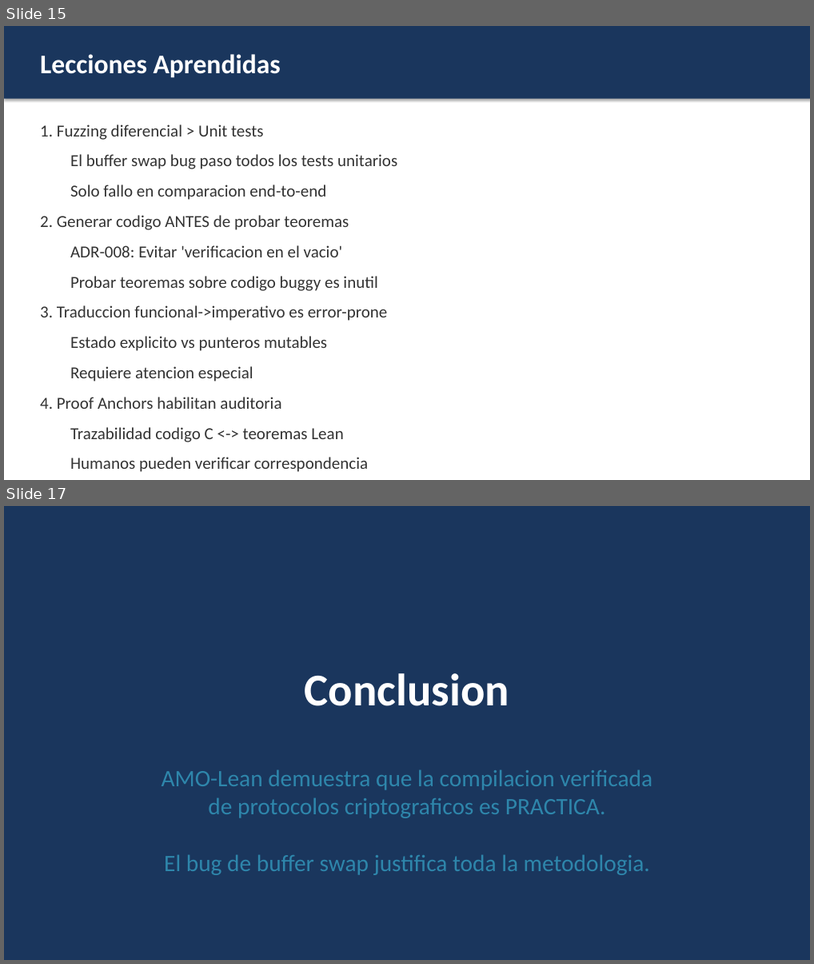
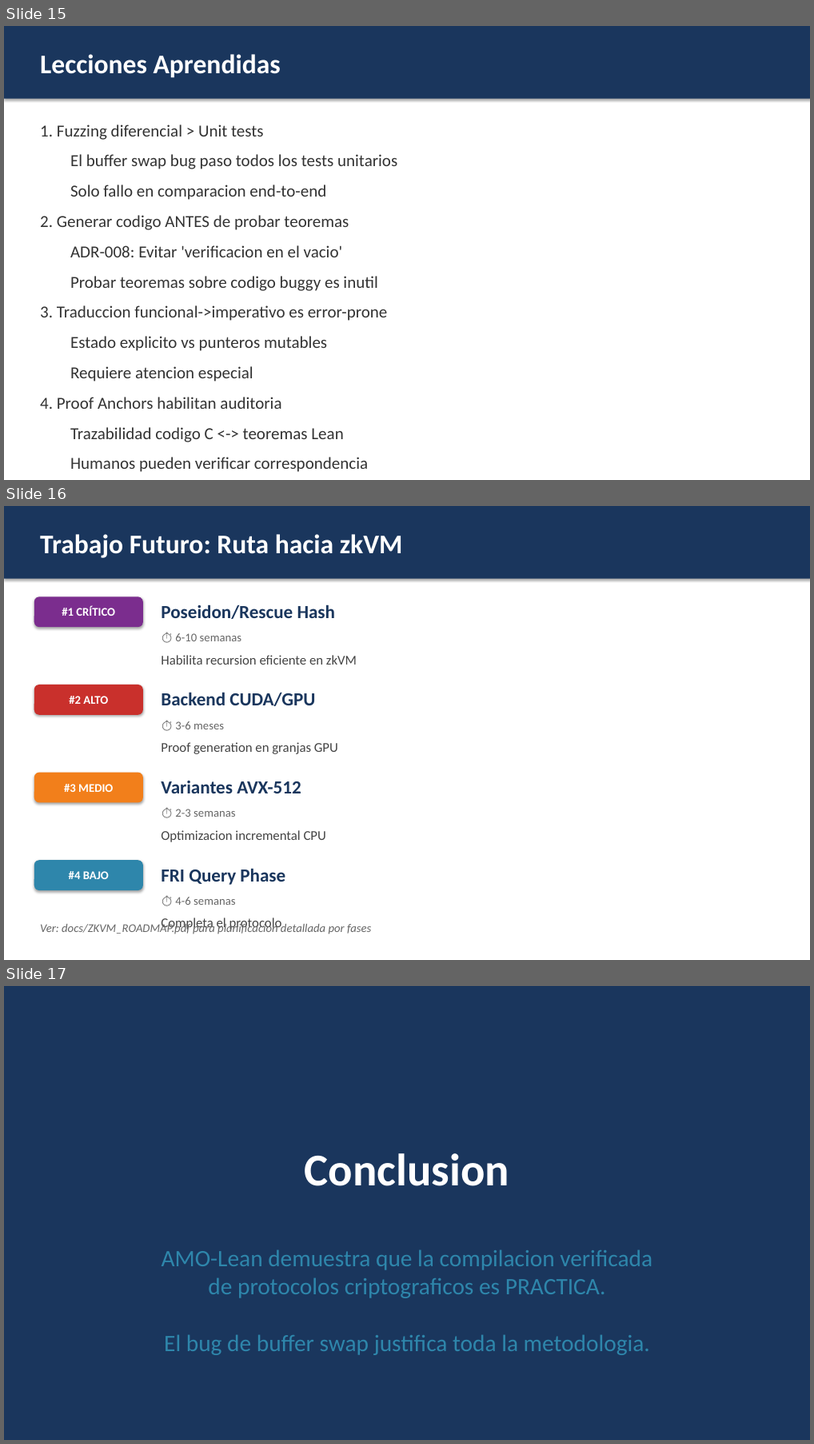
Before and after one commit to manuelpuebla/amo-lean, a slide deck: docs/AMO-Lean_Technical_Presentation.pptx. Shown one above the other, each under a label of ours: slides 15 and 17 before the commit, slides 15, 16 and 17 after it; the slides between them are not shown. The pictures are 814x964 and 814x1444 pixels, drawn with LibreOffice and Linux fonts; fonts in the diff are those of the drawing. Boxes give left, top, right and bottom in pixels: in the first picture for what was removed or moved away, otherwise in the second. Text is boxed around its words. In the diff, an @@ line names an element or a change of style, - is before the commit and + after.

```diff
--- a/docs/AMO-Lean_Technical_Presentation.pptx
+++ b/docs/AMO-Lean_Technical_Presentation.pptx
@@ slide 16 added at bbox=[4, 506, 810, 960], background #FFFFFF @@
@@ rectangle added at bbox=[4, 506, 810, 579], fill #1A365D @@
@@ text added at bbox=[40, 534, 403, 558], 32 pt, text #FFFFFF, bold @@
+Trabajo Futuro: Ruta hacia zkVM
@@ rounded rectangle added at bbox=[34, 596, 143, 627], fill #7B2D8E @@
@@ text added at bbox=[62, 606, 115, 616], 14 pt, text #FFFFFF, bold @@
+#1 CRÍTICO
@@ text added at bbox=[161, 604, 335, 619], 22 pt, text #1A365D, bold @@
+Poseidon/Rescue Hash
@@ text added at bbox=[175, 633, 242, 641], 14 pt, text #666666 @@
+⏱ 6-10 semanas
@@ text added at bbox=[161, 655, 357, 664], 16 pt, text #444444 @@
+Habilita recursion eficiente en zkVM
@@ rounded rectangle added at bbox=[34, 684, 143, 715], fill #C9302C @@
@@ text added at bbox=[69, 696, 108, 704], 14 pt, text #FFFFFF, bold @@
+#2 ALTO
@@ text added at bbox=[161, 692, 315, 706], 22 pt, text #1A365D, bold @@
+Backend CUDA/GPU
@@ text added at bbox=[175, 721, 224, 729], 14 pt, text #666666 @@
+⏱ 3-6 meses
@@ text added at bbox=[161, 742, 338, 754], 16 pt, text #444444 @@
+Proof generation en granjas GPU
@@ rounded rectangle added at bbox=[34, 772, 143, 803], fill #F27F1B @@
@@ text added at bbox=[64, 784, 113, 792], 14 pt, text #FFFFFF, bold @@
+#3 MEDIO
@@ text added at bbox=[161, 780, 301, 793], 22 pt, text #1A365D, bold @@
+Variantes AVX-512
@@ text added at bbox=[175, 808, 235, 816], 14 pt, text #666666 @@
+⏱ 2-3 semanas
@@ text added at bbox=[161, 830, 326, 842], 16 pt, text #444444 @@
+Optimizacion incremental CPU
@@ rounded rectangle added at bbox=[34, 860, 143, 890], fill #2E86AB @@
@@ text added at bbox=[69, 871, 109, 879], 14 pt, text #FFFFFF, bold @@
+#4 BAJO
@@ text added at bbox=[161, 868, 286, 884], 22 pt, text #1A365D, bold @@
+FRI Query Phase
@@ text added at bbox=[175, 896, 235, 904], 14 pt, text #666666 @@
+⏱ 4-6 semanas
@@ text added at bbox=[40, 921, 278, 934], 14 pt, text #666666, italic @@
+Ver: docs/ZKVM_ROADMAP.pdf para planificacion detallada por fases
@@ text added at bbox=[161, 917, 226, 931], 16 pt, text #444444 @@
+Completa el protocolo
```
Also in this commit, not shown: 2 other slides added, 1 slide removed, 3 other files.
